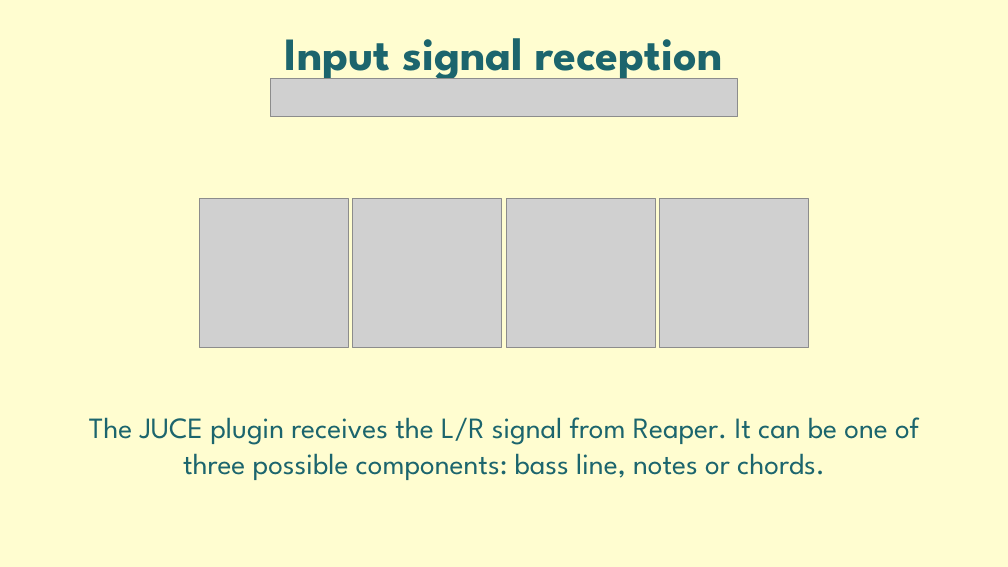
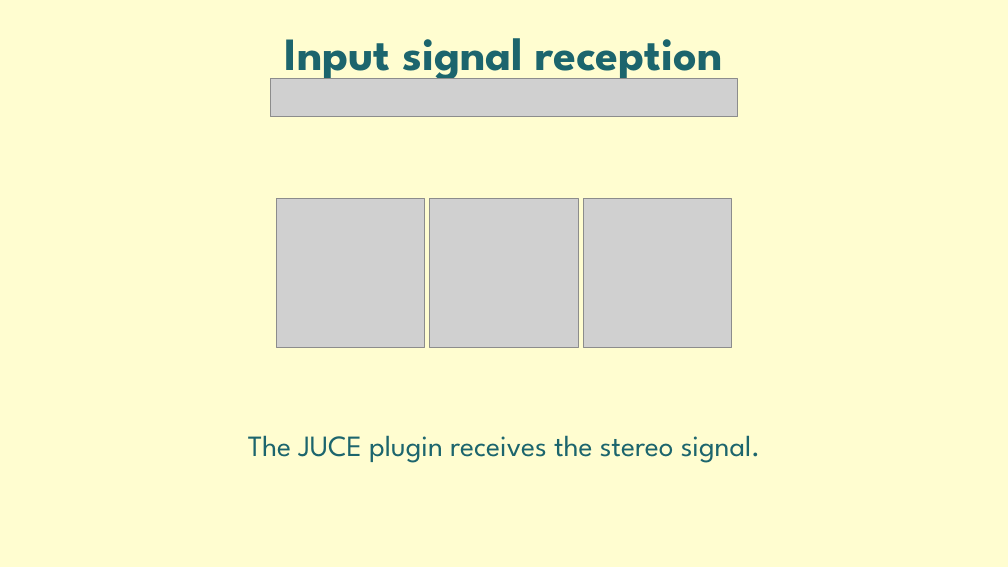
Before and after one commit to Ciorpy/G.A.I.A.-CMLS-2025, a slide deck: slide 22 of GAIA.pptx. Drawn at 1008x567 pixels with LibreOffice and Linux fonts; fonts in the diff are those of the drawing; grey boxes stand for pictures. Boxes give left, top, right and bottom in pixels: in the first picture for what was removed or moved away, otherwise in the second. Text is boxed around its words. In the diff, an @@ line names an element or a change of style, - is before the commit and + after.

```diff
--- a/GAIA.pptx
+++ b/GAIA.pptx
@@ 3 pictures: place and size @@
-3 pictures at [200, 199, 656, 348]
+3 pictures at [276, 199, 732, 348]
@@ picture removed at [660, 199, 809, 348] @@
@@ text at [248, 435, 761, 463]: text changed @@
-The JUCE plugin receives the L/R signal from Reaper. It can be one of three possible components: bass line, notes or chords.
+The JUCE plugin receives the stereo signal.
```
Also in this commit, not shown: 15 other slides changed, 3 slides added, 2 slides removed.
